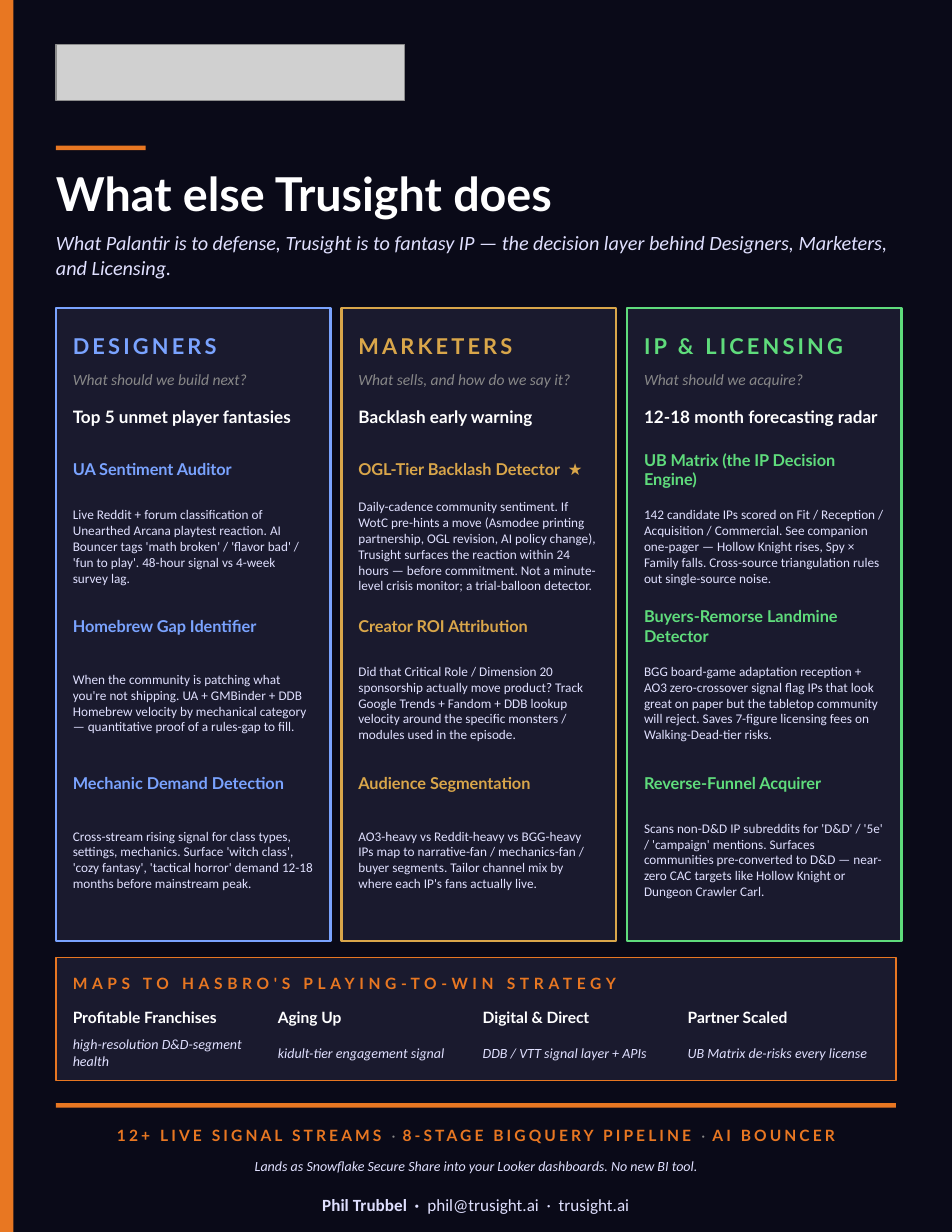
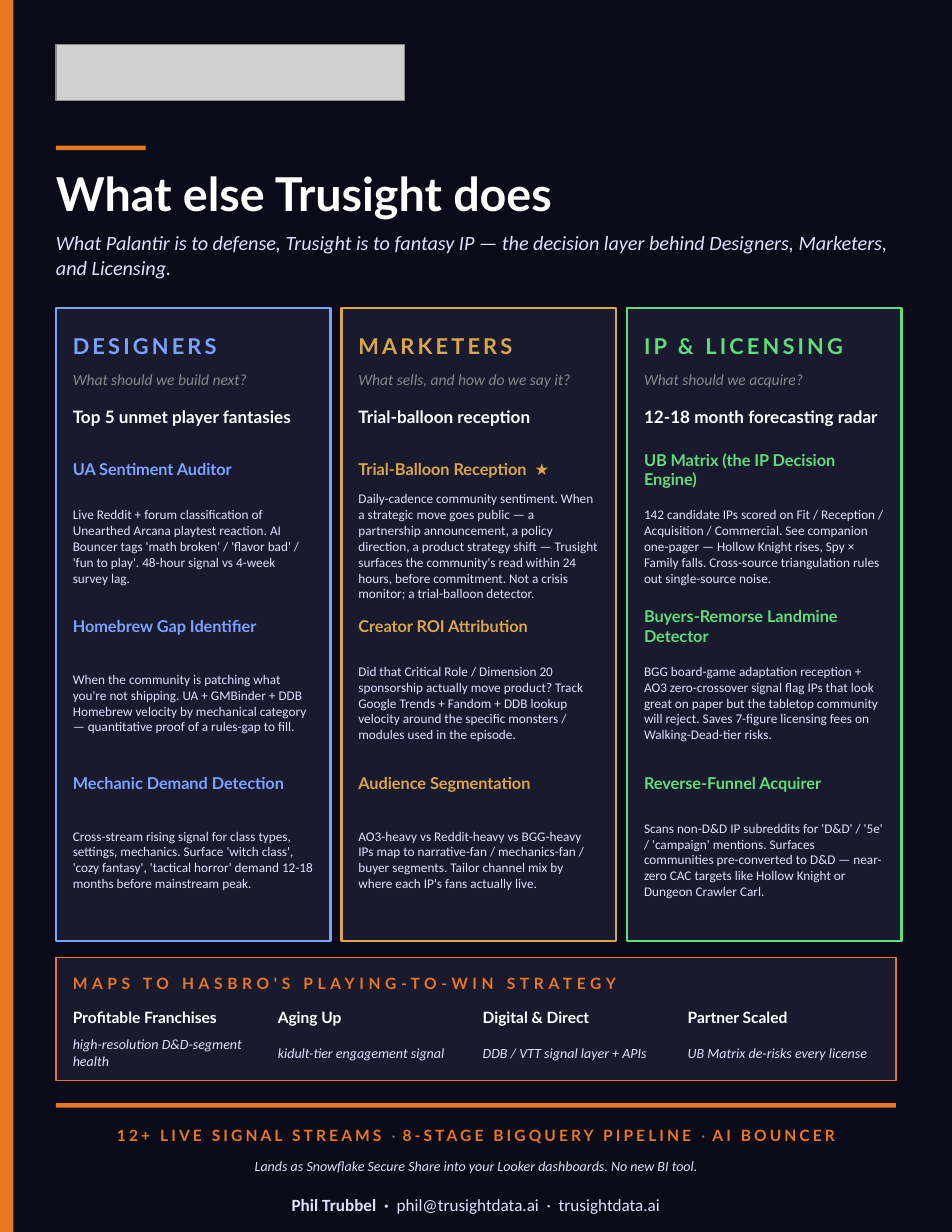
Before and after one commit to MarsBoundJ/dnd-trends-index, a slide deck: slide 1 of pitch/onepagers/trusight_onepager_capabilities.pptx. Drawn at 952x1232 pixels with LibreOffice and Linux fonts; fonts in the diff are those of the drawing; grey boxes stand for pictures. Boxes give left, top, right and bottom in pixels: in the first picture for what was removed or moved away, otherwise in the second. Text is boxed around its words. In the diff, an @@ line names an element or a change of style, - is before the commit and + after.

```diff
--- a/pitch/onepagers/trusight_onepager_capabilities.pptx
+++ b/pitch/onepagers/trusight_onepager_capabilities.pptx
@@ text at [358, 410, 530, 426]: text changed @@
-Backlash early warning
+Trial-balloon reception
@@ text at [358, 463, 527, 478]: text changed @@
-OGL-Tier Backlash Detector ★
+Trial-Balloon Reception ★
@@ text at [358, 494, 598, 600]: text changed @@
-Daily-cadence community sentiment. If WotC pre-hints a move (Asmodee printing partnership, OGL revision, AI policy change), Trusight surfaces the reaction within 24 hours — before commitment. Not a minute-level crisis monitor; a trial-balloon detector.
+Daily-cadence community sentiment. When a strategic move goes public — a partnership announcement, a policy direction, a product strategy shift — Trusight surfaces the community's read within 24 hours, before commitment. Not a crisis monitor; a trial-balloon detector.
@@ text at [292, 1199, 660, 1214]: text changed @@
-Phil Trubbel · phil@trusight.ai · trusight.ai
+Phil Trubbel · phil@trusightdata.ai · trusightdata.ai
```
Also in this commit, not shown: 37 other files.
